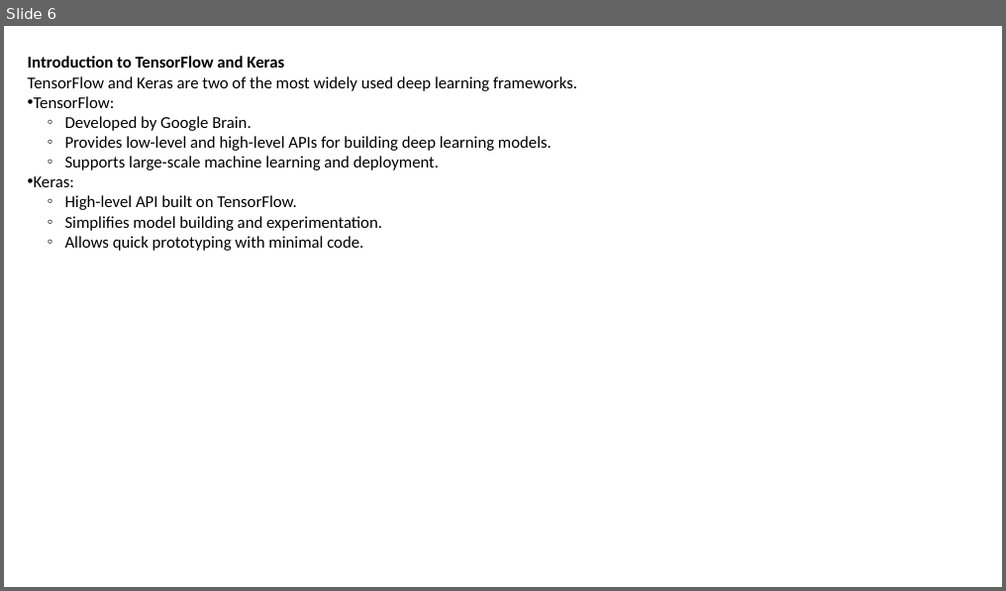
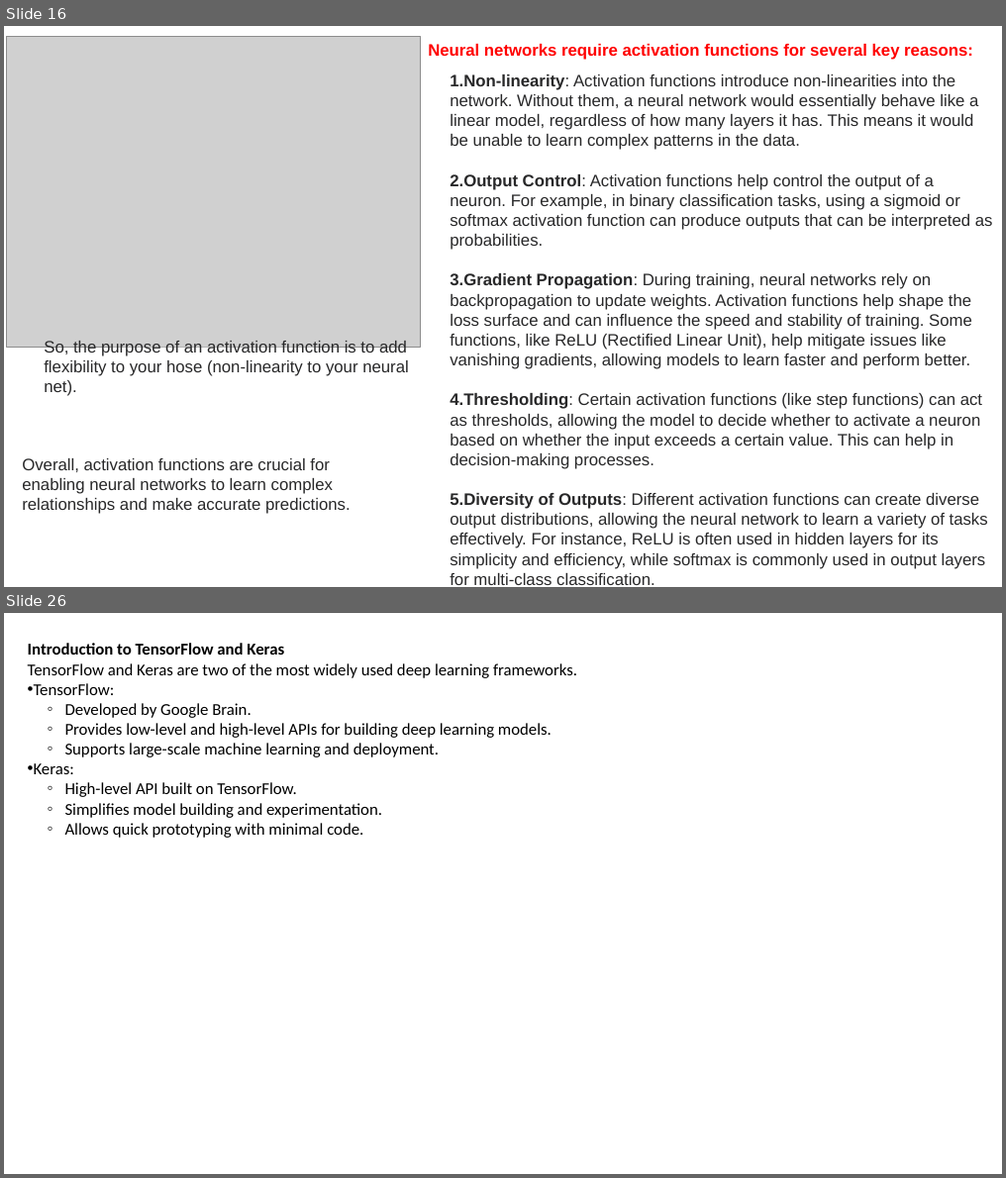
Before and after one commit to shahil04/ds_materials, a slide deck: Deep_learning/deep learning_itvedant.pptx. Shown one above the other, each under a label of ours: slide 6 before the commit, slides 16 and 26 after it; the slides between them are not shown. The pictures are 1006x591 and 1006x1178 pixels, drawn with LibreOffice and Linux fonts; fonts in the diff are those of the drawing; grey boxes stand for pictures. Boxes give left, top, right and bottom in pixels: in the first picture for what was removed or moved away, otherwise in the second. Text is boxed around its words. In the diff, an @@ line names an element or a change of style, - is before the commit and + after.

```diff
--- a/Deep_learning/deep learning_itvedant.pptx
+++ b/Deep_learning/deep learning_itvedant.pptx
@@ slide 16 added at bbox=[4, 26, 1002, 587], background #FFFFFF @@
@@ picture added at bbox=[7, 37, 421, 347] @@
@@ text added at bbox=[428, 44, 993, 585], 16 pt, text #282829 @@
+Neural networks require activation functions for several key reasons:
+1. Non-linearity: Activation functions introduce non-linearities into the network. Without them, a neural network would essentially behave like a linear model, regardless of how many layers it has. This means it would be unable to learn complex patterns in the data.
+2. Output Control: Activation functions help control the output of a neuron. For example, in binary classification tasks, using a sigmoid or softmax activation function can produce outputs that can be interpreted as probabilities.
+3. Gradient Propagation: During training, neural networks rely on backpropagation to update weights. Activation functions help shape the loss surface and can influence the speed and stability of training. Some functions, like ReLU (Rectified Linear Unit), help mitigate issues like vanishing gradients, allowing models to learn faster and perform better.
+4. Thresholding: Certain activation functions (like step functions) can act as thresholds, allowing the model to decide whether to activate a neuron based on whether the input exceeds a certain value. This can help in decision-making processes.
+5. Diversity of Outputs: Different activation functions can create diverse output distributions, allowing the neural network to learn a variety of tasks effectively. For instance, ReLU is often used in hidden layers for its simplicity and efficiency, while softmax is commonly used in output layers for multi-class classification.
@@ text added at bbox=[44, 341, 409, 376], 16 pt, text #282829 @@
+So, the purpose of an activation function is to add flexibility to your hose (non-linearity to your neural net).
@@ text added at bbox=[22, 459, 350, 514], 16 pt, text #282829 @@
+Overall, activation functions are crucial for enabling neural networks to learn complex relationships and make accurate predictions.
@@ what was slide 6 is now slide 26 @@
```
Also in this commit, not shown: 6 slides changed, 18 other slides added, 31 other files.
